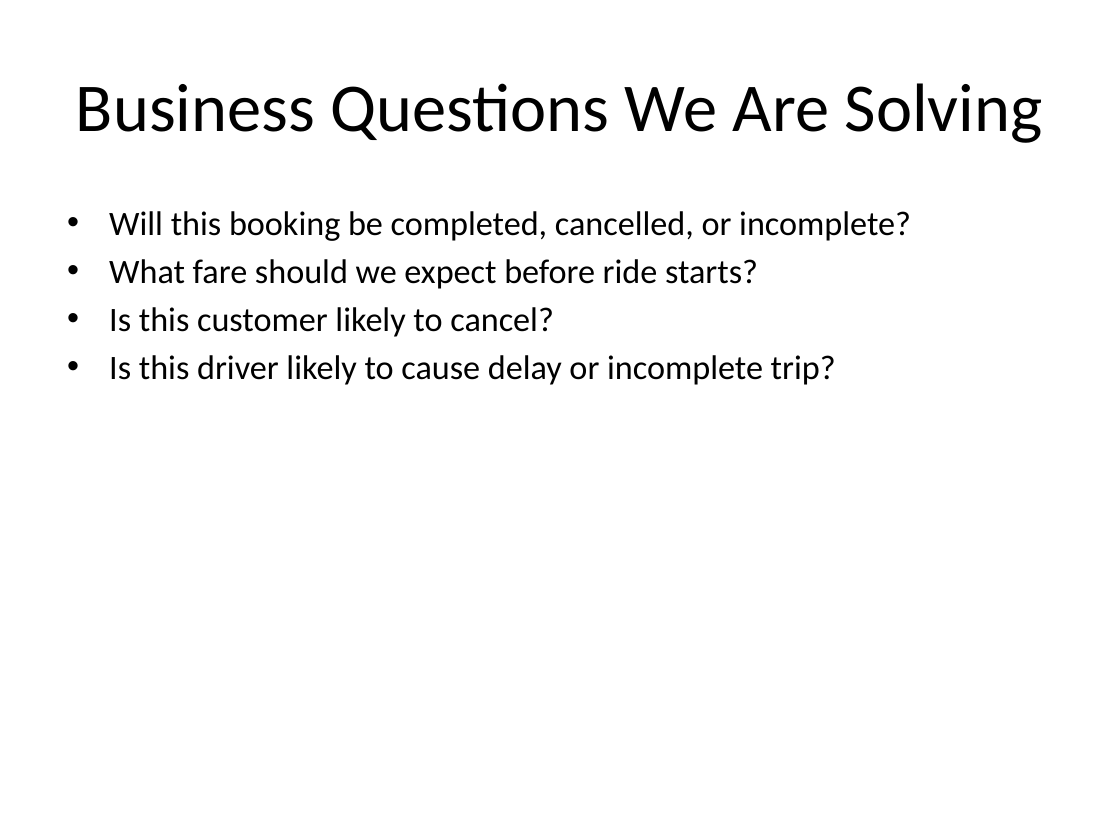
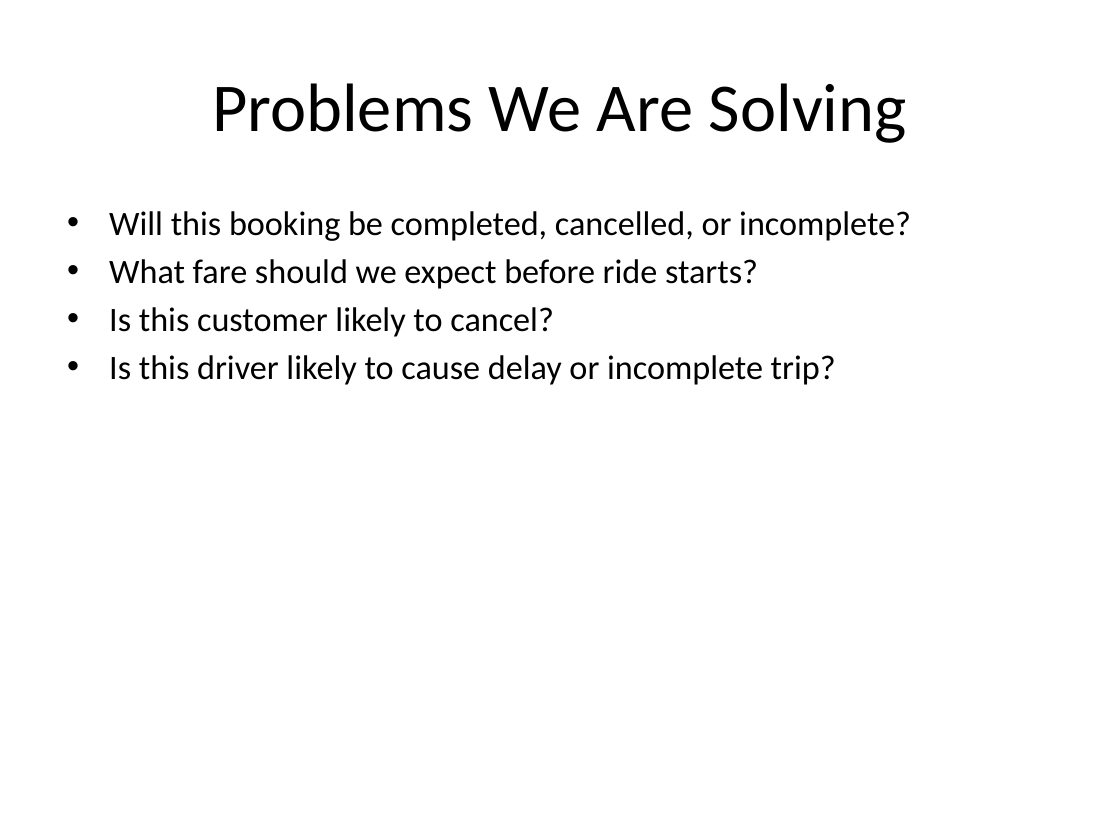
Before and after one commit to Meenakshipro/My-Projects, a slide deck: slide 3 of Project 3/docs/Rapido_Student_Teaching_Deck.pptx (slide 5 before the commit). Drawn at 1120x840 pixels with LibreOffice and Linux fonts; fonts in the diff are those of the drawing. Boxes give left, top, right and bottom in pixels: in the first picture for what was removed or moved away, otherwise in the second. Text is boxed around its words. In the diff, an @@ line names an element or a change of style, - is before the commit and + after.

```diff
--- a/Project 3/docs/Rapido_Student_Teaching_Deck.pptx
+++ b/Project 3/docs/Rapido_Student_Teaching_Deck.pptx
@@ title at [212,83,907,143]: text changed @@
-Business Questions We Are Solving
+Problems We Are Solving
```
Also in this commit, not shown: 12 other slides changed, 1 slide added, 11 slides removed, 4 other files.
